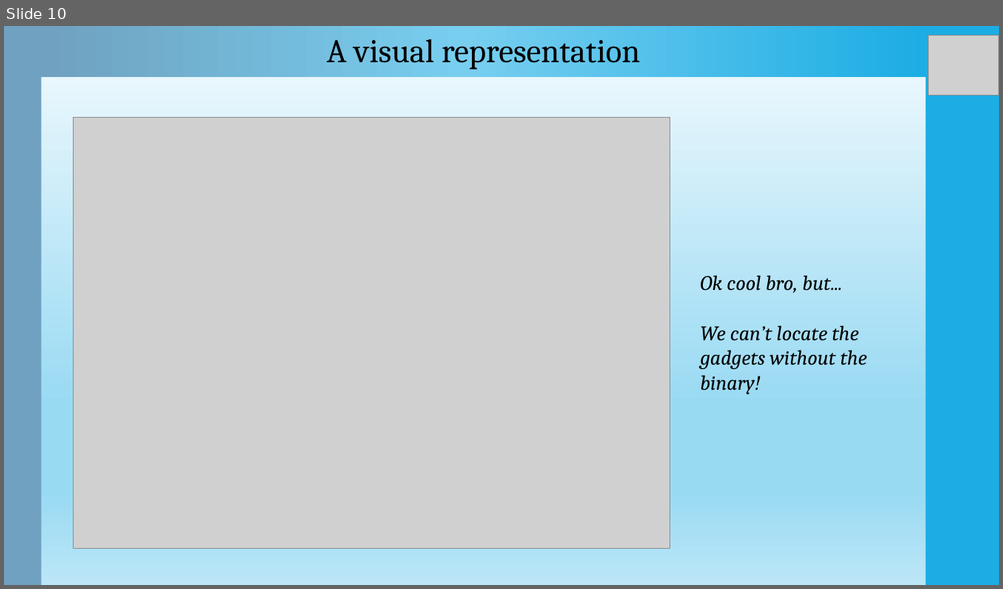
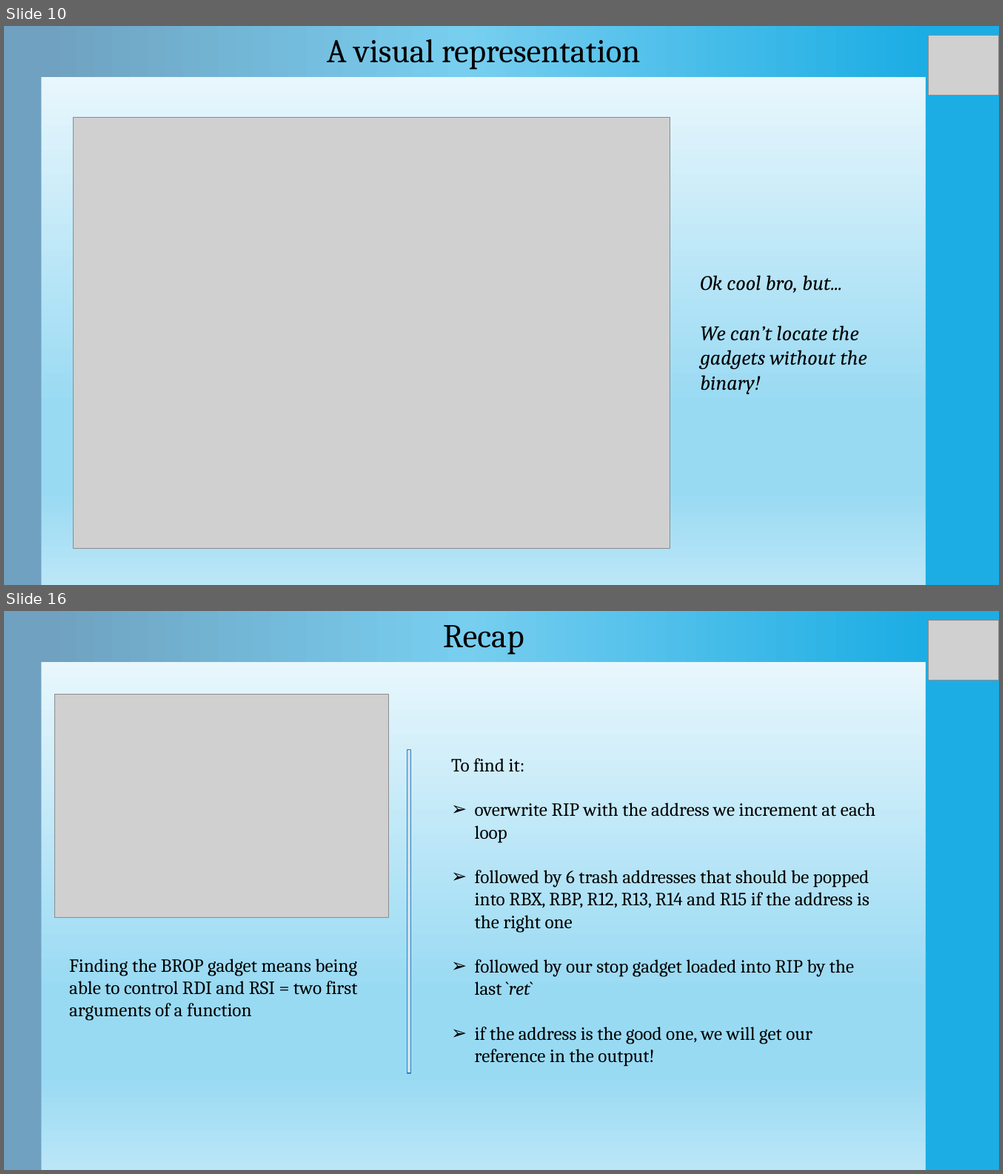
Before and after one commit to Ewael/LSE, a slide deck: Blind_Date/slides.pptx. Shown one above the other, each under a label of ours: slide 10 before the commit, slides 10 and 16 after it; the slides between them are not shown. The pictures are 1003x589 and 1003x1174 pixels, drawn with LibreOffice and Linux fonts; fonts in the diff are those of the drawing; grey boxes stand for pictures. Boxes give left, top, right and bottom in pixels: in the first picture for what was removed or moved away, otherwise in the second. Text is boxed around its words. In the diff, an @@ line names an element or a change of style, - is before the commit and + after.

```diff
--- a/Blind_Date/slides.pptx
+++ b/Blind_Date/slides.pptx
@@ slide 16 added at box(4, 611, 999, 1170), background gradient #F4FBFE to #99DAF3 to #BBE6F7; not listed: 2 template elements that a slide beside it also shows @@
@@ rectangle added at box(41, 611, 925, 663), fill gradient #1CADE4 to #77CEEF to #70A1C0 @@
@@ text added at box(443, 625, 524, 655), 32 pt, text #000000 @@
+Recap
@@ picture added at box(928, 621, 999, 681) @@
@@ picture added at box(55, 695, 389, 918) @@
@@ rectangle added at box(407, 750, 410, 1073), fill #CFE0EA, outline #2683C6 1.1 pt @@
@@ text added at box(451, 758, 876, 1067), 18 pt, text #000000 @@
+To find it:
+➢ overwrite RIP with the address we increment at each loop
+➢ followed by 6 trash addresses that should be popped into RBX, RBP, R12, R13, R14 and R15 if the address is the right one
+➢ followed by our stop gadget loaded into RIP by the last `ret`
+➢ if the address is the good one, we will get our reference in the output!
@@ text added at box(69, 959, 358, 1021), 18 pt, text #000000 @@
+Finding the BROP gadget means being able to control RDI and RSI = two first arguments of a function
```
Also in this commit, not shown: 7 slides changed, 13 other slides added, 4 slides removed.
